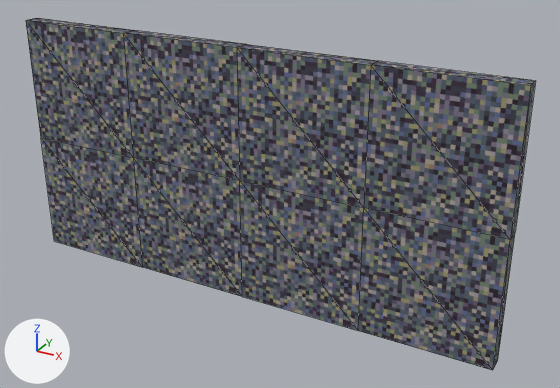
Renders of the glTF model assets/3d/environment/blend_export/wall_textured_f_8_col.gltf from each side of a commit.
Before and after are seen from a camera (50 mm lens) standing at (9.67, -9.07, 6.47) and looking at (4.52, 0.3, 1.78). The lights are fixed; the arrows at lower left show +X, +Y and +Z. The picture after the commit comes second. Mesh edges are drawn as thin lines.

In view in the first picture: 'wall_textured_f_8_col'.
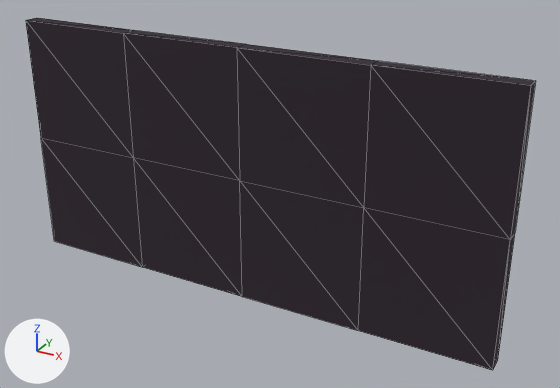
Changed parts and their boxes [x1, y1, x2, y2] in the pictures (560 x 388 px):
'wall_textured_f_8_col', recoloured (darker)
    both: [26, 18, 535, 370]

The change, as a list of edits to the scene's bpy script:
```text
Add img_ase_environment_textures:
    img_ase_environment_textures = load_image('ase_environment_textures', 'ase_environment_textures.png', 256, 256, 'sRGB')
Add mat_material_environment:
    mat_material_environment = principled_material('material_environment')
    mat_material_environment.texture = img_ase_environment_textures
    mat_material_environment.roughness = 1.0
Change me_cube_022:
    where me_cube_022.from_pydata(...)  # 30 vertices, 56 faces; spans x 0.0..8.0, y 0.0..0.25, z 0.0..4.0
    remove me_cube_022.materials.append(mat_material_environment_005)  # picture img_ase_environment_textures_png
    add me_cube_022.materials.append(mat_material_environment)  # picture img_ase_environment_textures
```
